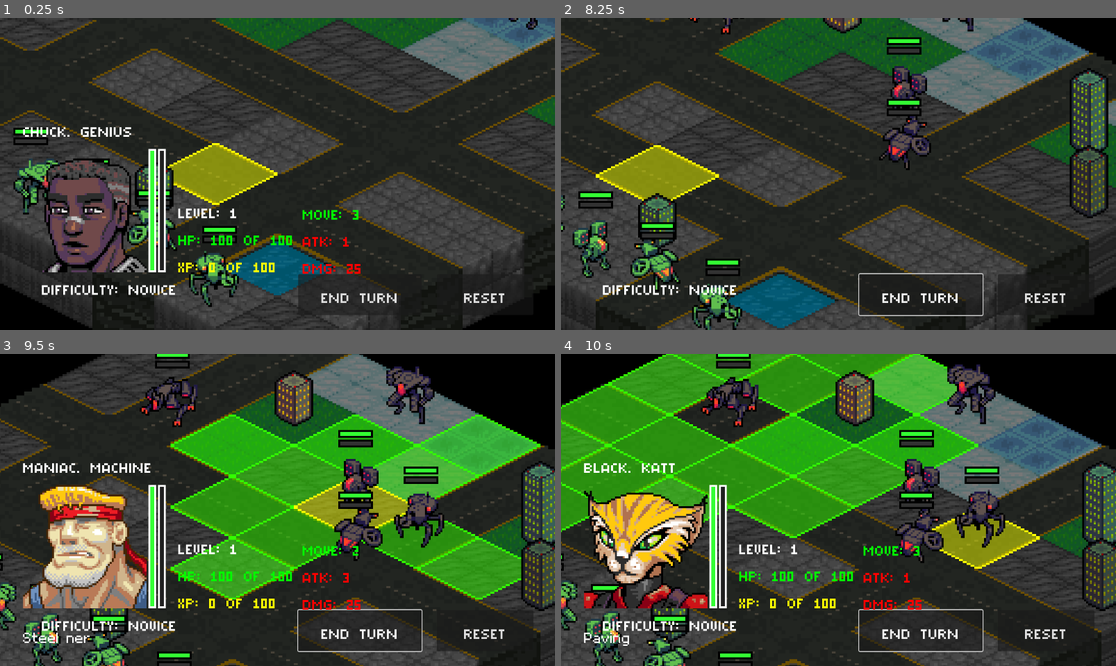
Above: before the commit, frames 1-4 (two rows, left to right).
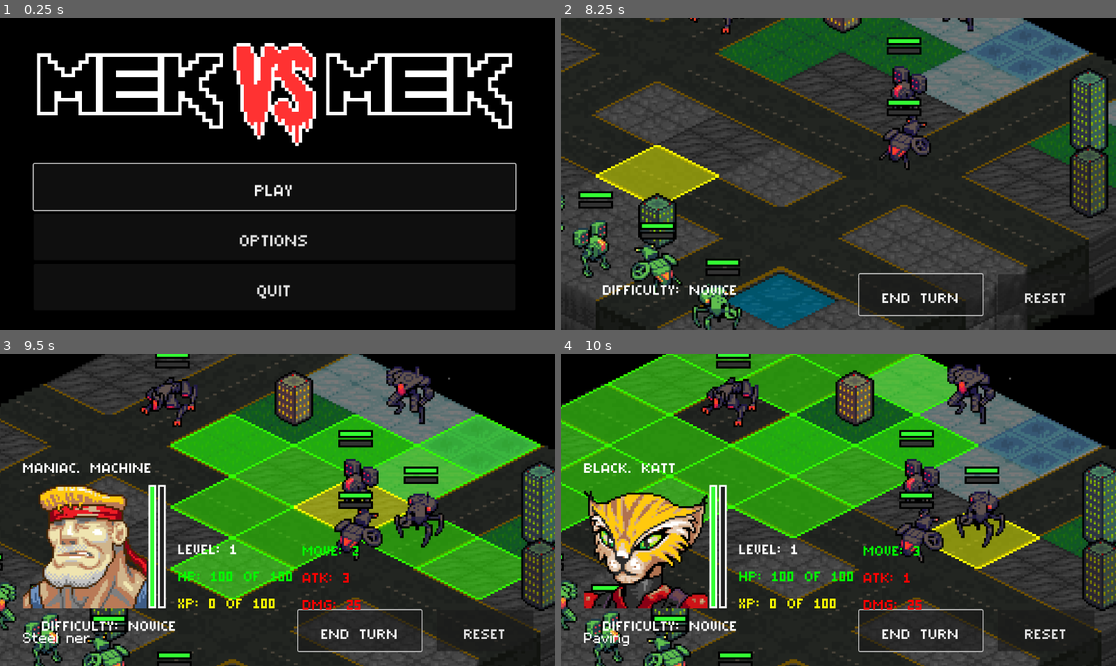
Above: after the commit, the same moments.

Repository: Tekknobot/Terrain
Game: Godot game, scene res://Scenes/TitleScreen.tscn
Same seed, same stepped clock (60 frames per second), same inputs: the game is played once before the commit and once after it. Before the commit the project starts from res://Scenes/Main.tscn.
Inputs (mouse positions are in pixels of both pictures, inside the frame that each line leads up to):
- Up to frame 1 (0.25 s): no input
- Up to frame 2 (8.25 s): click (832, 236) at 0.5 s, where only the run after the commit has a clickable "OPTIONS"; click (832, 186) at 1.25 s, where only the run after the commit has a clickable "PLAY"; click "END TURN" at 2 s; click "END TURN" at 2.75 s; click "END TURN" at 3.5 s; move the mouse to (960, 158) at 4.27 s; click (960, 158) at 4.42 s; drag from (727, 189) to (594, 220) at 5.02 s; move the mouse to (894, 105) at 5.77 s; click (894, 105) at 5.92 s; drag from (810, 236) to (655, 252) at 6.52 s; move the mouse to (1005, 220) at 7.27 s; click (1005, 220) at 7.42 s; drag from (672, 127) to (710, 317) at 8.02 s
- Up to frame 3 (9.5 s): move the mouse to (305, 510) at 8.77 s; click (305, 510) at 8.92 s
- Up to frame 4 (10 s): drag from (755, 432) to (977, 553) at 9.52 s

The runs differ from the first frame. In frame 1, 79% of the frame differs, in the area x 0-100%, y 0-100%; in frame 2, 0.7%; in frame 3, 0.5%; in frame 4, 0.4%.

Commit message:
Add title screen.

Diff:
--- /dev/null
+++ b/Scenes/TitleScreen.tscn
@@ -0,0 +1,58 @@
+[gd_scene load_steps=4 format=3 uid="uid://batrh3n2sl8lr"]
+
+[ext_resource type="Script" path="res://Scripts/TitleScreen.gd" id="1_86o6v"]
+[ext_resource type="Texture2D" uid="uid://wbeysxnh3igr" path="res://Sprites/TitleScreen/Mek_Logotype.png" id="1_dndpa"]
+[ext_resource type="FontFile" uid="uid://buw362wjb8o8d" path="res://Fonts/magofonts/mago2.ttf" id="2_gujq3"]
+
+[node name="Control" type="Control"]
+layout_mode = 3
+anchors_preset = 8
+anchor_left = 0.5
+anchor_top = 0.5
+anchor_right = 0.5
+anchor_bottom = 0.5
+offset_left = -506.0
+offset_top = -201.0
+offset_right = -506.0
+offset_bottom = -201.0
+grow_horizontal = 2
+grow_vertical = 2
+script = ExtResource("1_86o6v")
+
+[node name="CenterContainer" type="CenterContainer" parent="."]
+layout_mode = 0
+offset_top = -78.0
+offset_right = 1000.0
+offset_bottom = 484.0
+
+[node name="VBoxContainer" type="VBoxContainer" parent="CenterContainer"]
+layout_mode = 2
+theme_override_constants/separation = 8
+
+[node name="TextureRect" type="TextureRect" parent="CenterContainer/VBoxContainer"]
+custom_minimum_size = Vector2(1000, 250)
+layout_mode = 2
+texture = ExtResource("1_dndpa")
+stretch_mode = 4
+
+[node name="Play" type="Button" parent="CenterContainer/VBoxContainer"]
+custom_minimum_size = Vector2(0, 96)
+layout_mode = 2
+theme_override_fonts/font = ExtResource("2_gujq3")
+theme_override_font_sizes/font_size = 72
+text = "PLAY"
+
+[node name="Options" type="Button" parent="CenterContainer/VBoxContainer"]
+custom_minimum_size = Vector2(0, 96)
+layout_mode = 2
+theme_override_fonts/font = ExtResource("2_gujq3")
+theme_override_font_sizes/font_size = 72
+text = "OPTIONS
+"
+
+[node name="Quit" type="Button" parent="CenterContainer/VBoxContainer"]
+custom_minimum_size = Vector2(0, 96)
+layout_mode = 2
+theme_override_fonts/font = ExtResource("2_gujq3")
+theme_override_font_sizes/font_size = 72
+text = "QUIT"
--- a/Scripts/TileMap.gd
+++ b/Scripts/TileMap.gd
@@ -105,6 +105,7 @@
 	spawn_structures()  # Spawn structures after the map is generated.
 	_setup_camera()
 	update_astar_grid()
+	TurnManager.start_turn()
 
 func _input(event):
 	if event is InputEventMouseButton and event.pressed:
--- /dev/null
+++ b/Scripts/TitleScreen.gd
@@ -0,0 +1,30 @@
+extends Control
+
+# Get references to the UI elements.
+@onready var play_button = $CenterContainer/VBoxContainer/Play
+@onready var options_button = $CenterContainer/VBoxContainer/Options
+@onready var quit_button = $CenterContainer/VBoxContainer/Quit
+
+func _ready() -> void:
+	# Optionally, play background music or start animations here.
+	# For instance, you could use Tween to fade in the title.
+	play_button.grab_focus()  # Give focus to the Play button for gamepad support.
+
+	# Connect signals if you haven't connected them in the editor.
+	play_button.pressed.connect(_on_PlayButton_pressed)
+	options_button.pressed.connect(_on_OptionsButton_pressed)
+	quit_button.pressed.connect(_on_QuitButton_pressed)
+
+func _on_PlayButton_pressed() -> void:
+	# Transition to your main game scene.
+	get_tree().change_scene_to_file("res://Scenes/Main.tscn")
+
+func _on_OptionsButton_pressed() -> void:
+	# You can either open an options popup or switch to an options scene.
+	print("Options button pressed")
+	# For example, show an options dialog:
+	# var options_dialog = preload("res://Scenes/OptionsDialog.tscn").instantiate()
+	# add_child(options_dialog)
+
+func _on_QuitButton_pressed() -> void:
+	get_tree().quit()
--- a/Scripts/TurnManager.gd
+++ b/Scripts/TurnManager.gd
@@ -25,7 +25,7 @@
 func _initialize_turns():
 	_populate_units()
 	print("TurnManager loaded units:", active_units.size(), active_units)
-	start_turn()
+	#start_turn()
 
 func _populate_units():
 	active_units = get_tree().get_nodes_in_group("Units")
--- a/project.godot
+++ b/project.godot
@@ -11,7 +11,7 @@
 [application]
 
 config/name="Mek VS Mek"
-run/main_scene="res://Scenes/Main.tscn"
+run/main_scene="res://Scenes/TitleScreen.tscn"
 config/features=PackedStringArray("4.3", "Mobile")
 boot_splash/bg_color=Color(0, 0, 0, 1)
 boot_splash/image="res://Icon/pizzza-logo.png"
Binary file added: Sprites/TitleScreen/Mek_Logotype.ase
Binary file added: Sprites/TitleScreen/Mek_Logotype.png
Not shown, added: Sprites/TitleScreen/Mek_Logotype.png.import
Not shown, changed: Sprites/.DS_Store
